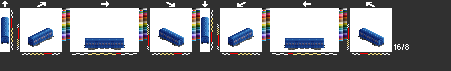
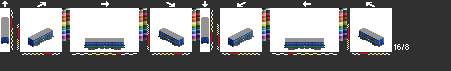
Layered file, before and after one edit (451 x 71). Changes by layer:
showed "fmdsb1", painted on it over [1, 17, 384, 47]
